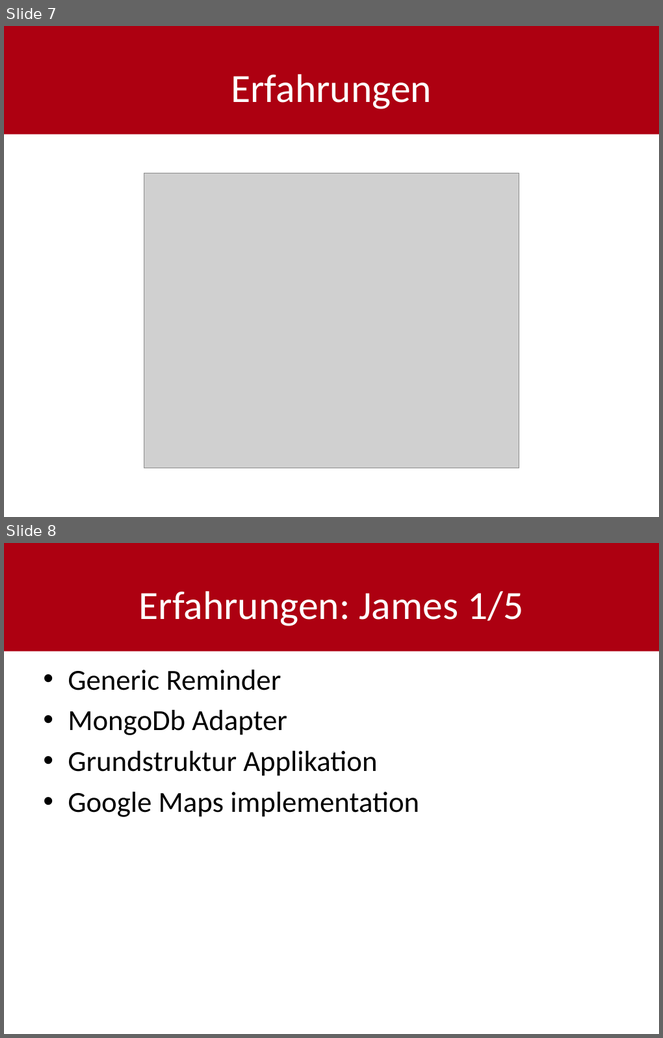
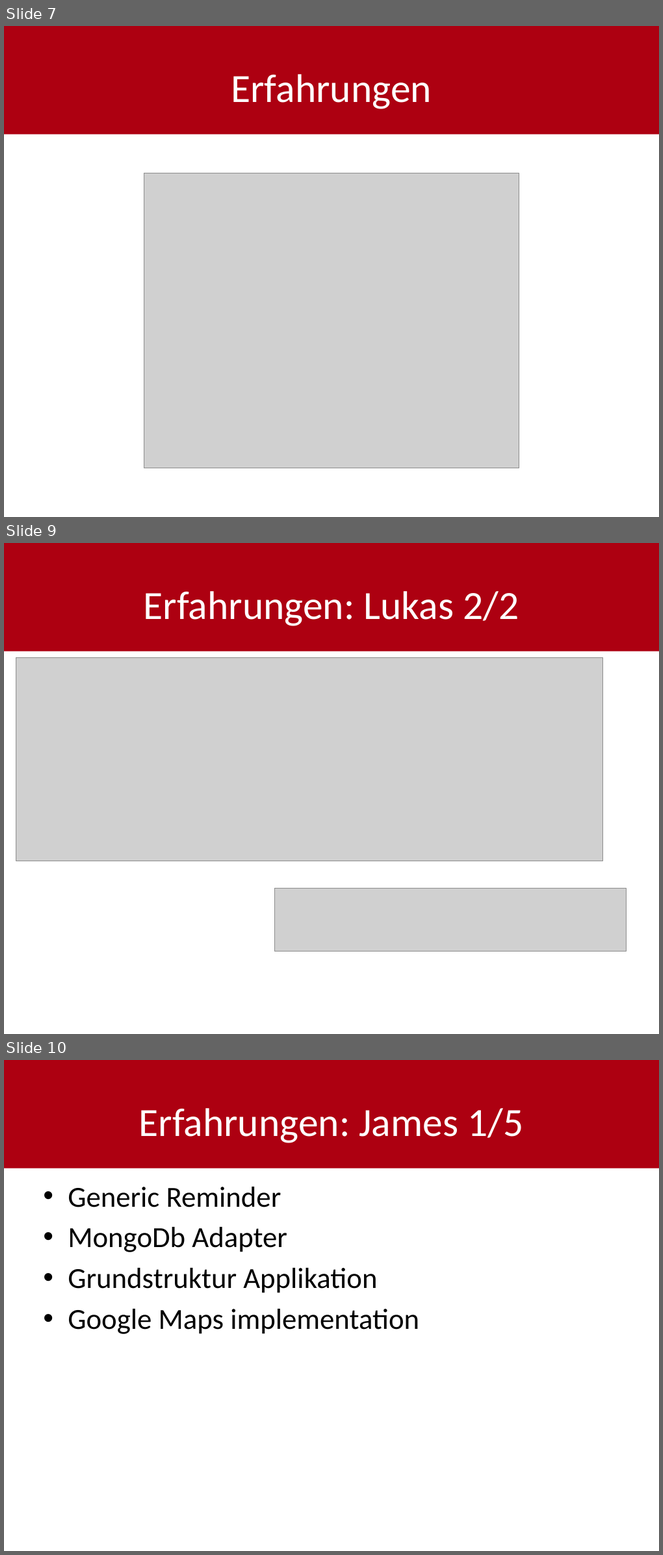
Before and after one commit to shylux/ch.bfh.bti7081.s2015.rot, a slide deck: doc/task14/Schlusspräsentation.pptx. Shown one above the other, each under a label of ours: slides 7 and 8 before the commit, slides 7, 9 and 10 after it; the slides between them are not shown. The pictures are 663x1038 and 663x1555 pixels, drawn with LibreOffice and Linux fonts; fonts in the diff are those of the drawing; grey boxes stand for pictures. Boxes give left, top, right and bottom in pixels: in the first picture for what was removed or moved away, otherwise in the second. Text is boxed around its words. In the diff, an @@ line names an element or a change of style, - is before the commit and + after.

```diff
--- a/doc/task14/Schlusspräsentation.pptx
+++ b/doc/task14/Schlusspräsentation.pptx
@@ slide 9 added at bbox=[4, 543, 659, 1034], background #FFFFFF; not listed: 1 template element that a slide beside it also shows @@
@@ title added at bbox=[144, 591, 519, 626], 44 pt, text #FFFFFF @@
+Erfahrungen: Lukas 2/2
@@ picture added at bbox=[16, 657, 603, 861] @@
@@ picture added at bbox=[275, 889, 627, 952] @@
@@ what was slide 8 is now slide 10 @@
```
Also in this commit, not shown: 1 other slide added, 1 slide removed.
